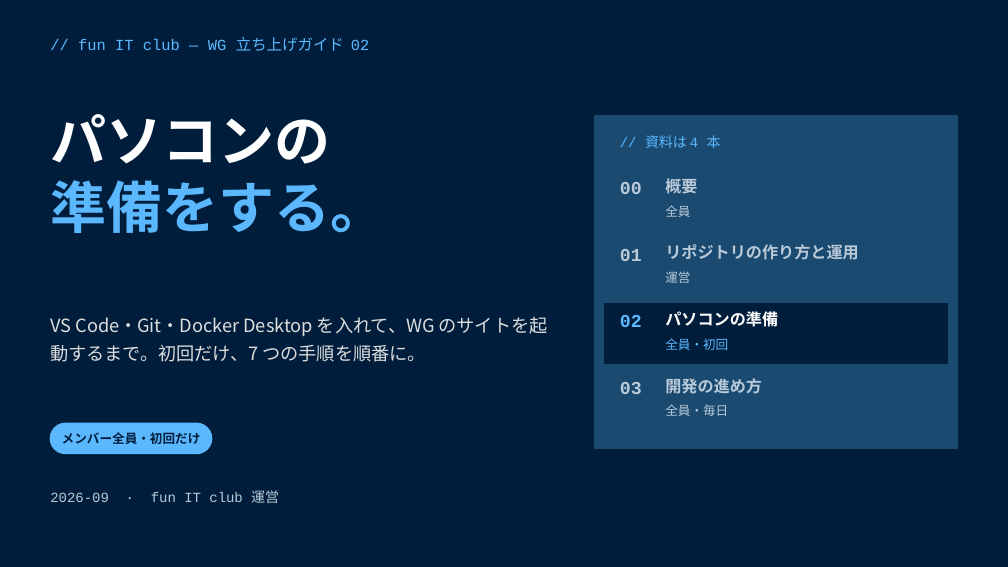
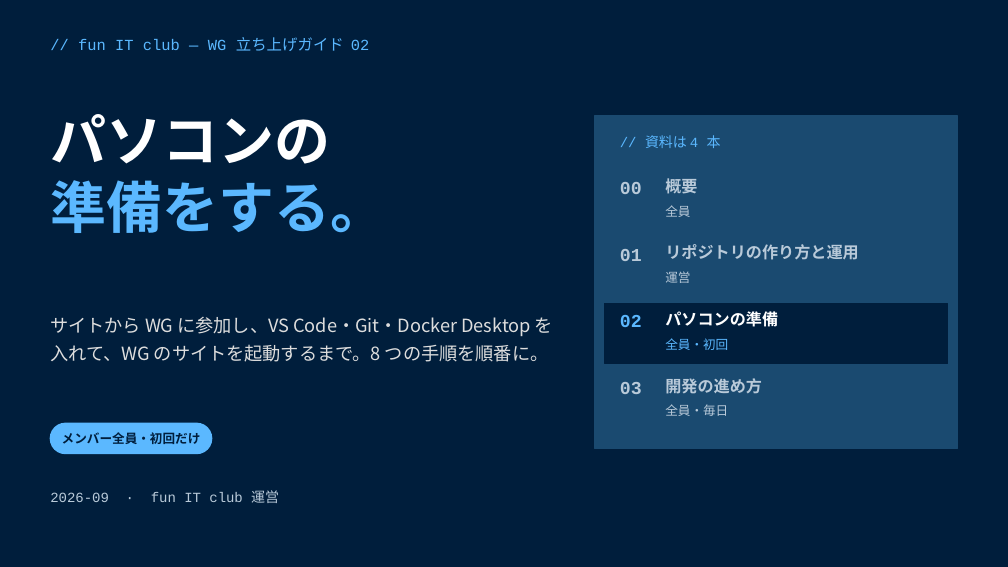
Before and after one commit to funITclub/homepage, a slide deck: slide 1 of docs/WG立ち上げガイド/02_パソコンの準備.pptx. Drawn at 1008x567 pixels with LibreOffice and Linux fonts; fonts in the diff are those of the drawing. Boxes give left, top, right and bottom in pixels: in the first picture for what was removed or moved away, otherwise in the second. Text is boxed around its words. In the diff, an @@ line names an element or a change of style, - is before the commit and + after.

```diff
--- a/docs/WG立ち上げガイド/02_パソコンの準備.pptx
+++ b/docs/WG立ち上げガイド/02_パソコンの準備.pptx
@@ text at [50,317,553,362]: text changed @@
-VS Code・Git・Docker Desktop を入れて、WG のサイトを起動するまで。初回だけ、7 つの手順を順番に。
+サイトから WG に参加し、VS Code・Git・Docker Desktop を入れて、WG のサイトを起動するまで。8 つの手順を順番に。
```
Also in this commit, not shown: 9 other slides changed, 1 slide added, 4 other files.
